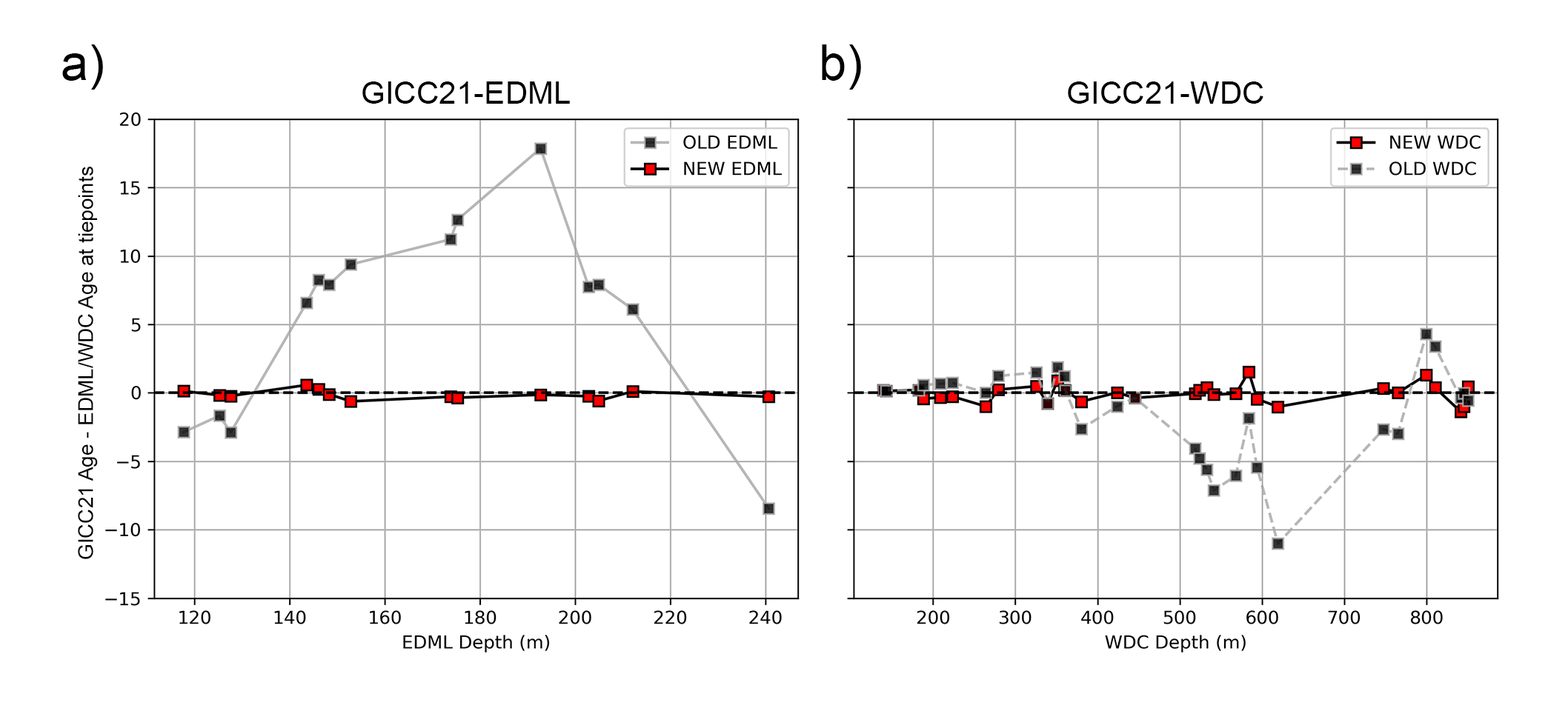
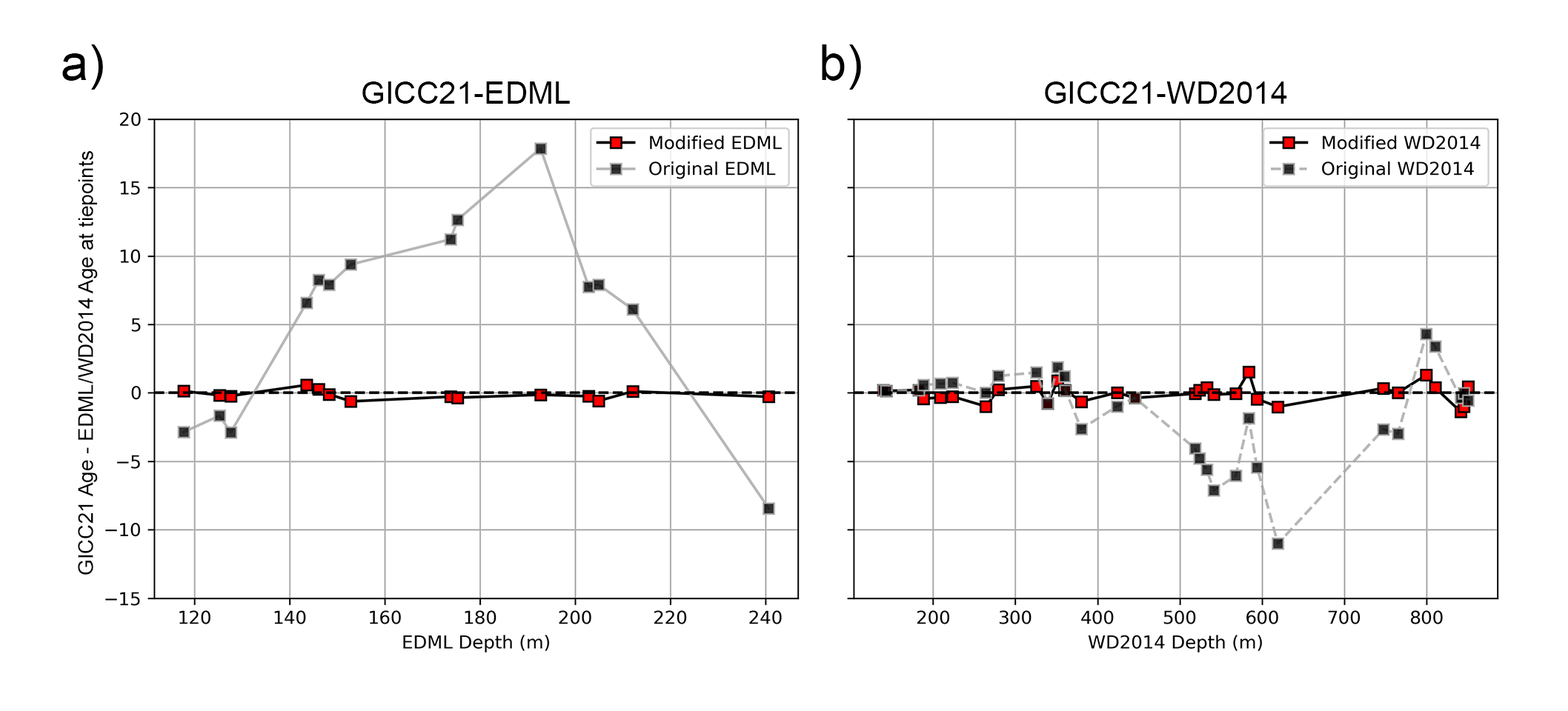
Two versions of the same layered image (1568px x 711px). Layer-by-layer changes:
renamed "GICC21-WDC" to "GICC21-WD2014", painted on it over <box>1044,81,1288,104</box>
renamed "GICC21 Age - EDML/WDC Age at tiepoints" to "GICC21 Age - EDML/WD2014 Age at tiepoints", painted on it over <box>77,151,98,576</box>
painted on "GICC-EDML_new-old" over <box>77,126,783,544</box>
painted on "GICC-WDC_new-old" over <box>777,126,1482,653</box>
